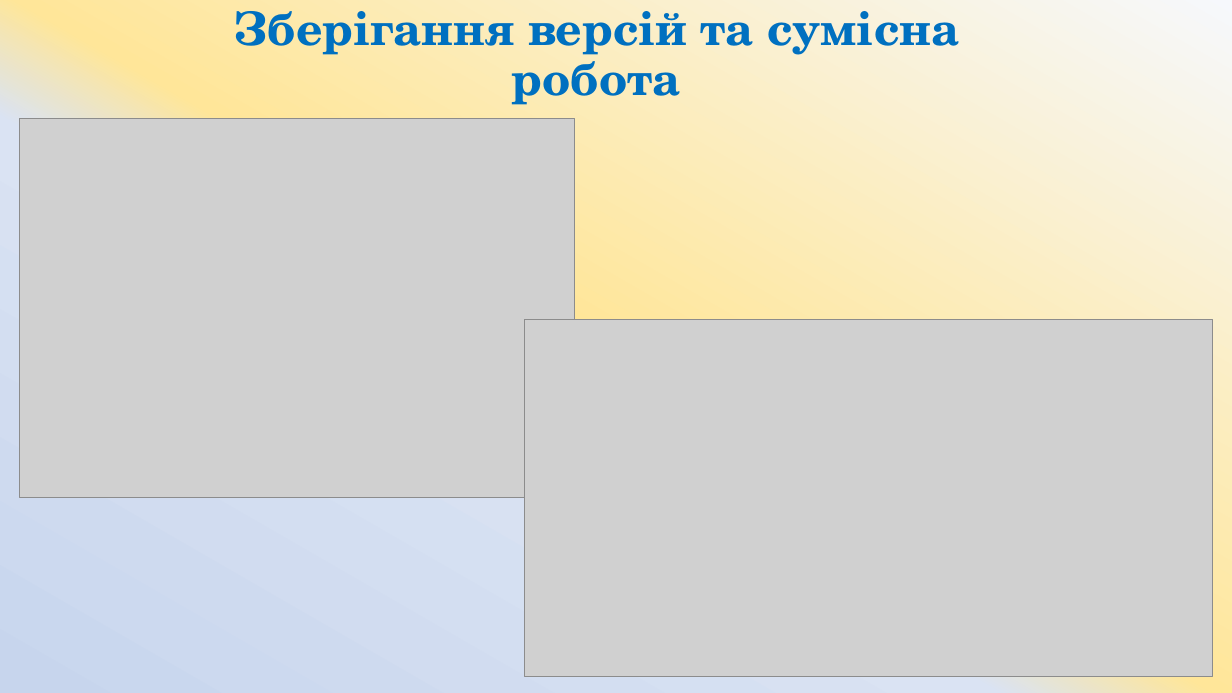
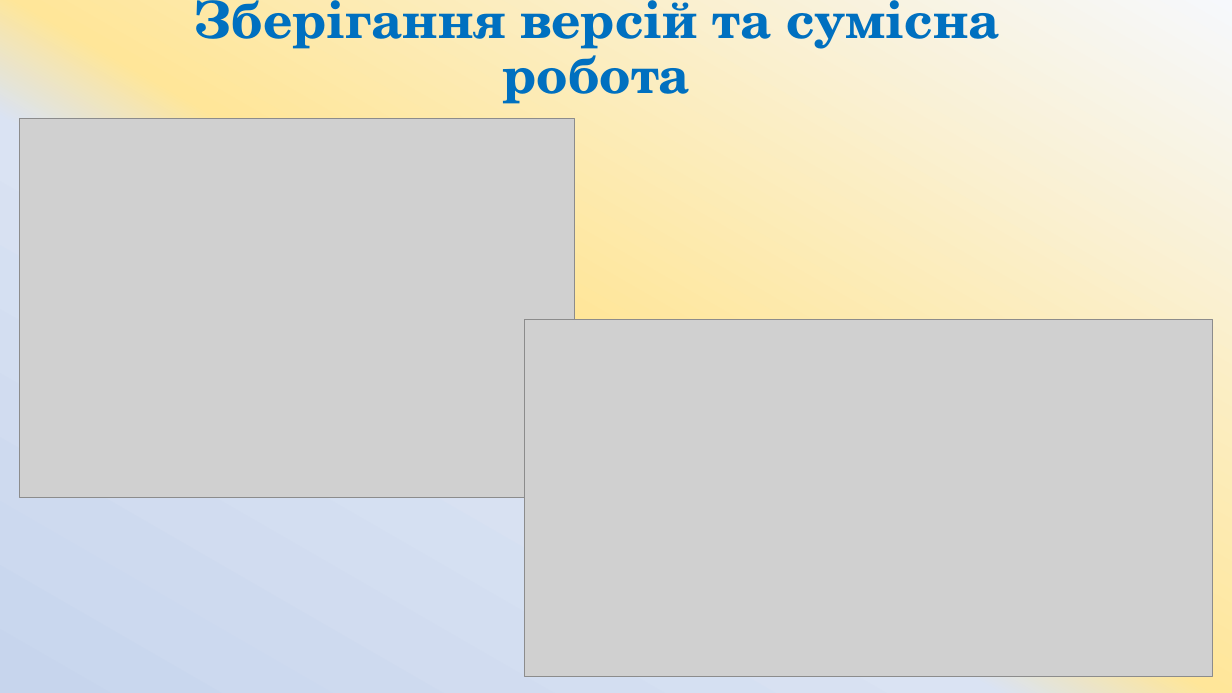
Before and after one commit to ArtemKlym/git_presentation, a slide deck: slide 4 of Git_1 part.pptx. Drawn at 1232x693 pixels with LibreOffice and Linux fonts; fonts in the diff are those of the drawing; grey boxes stand for pictures. Boxes give left, top, right and bottom in pixels: in the first picture for what was removed or moved away, otherwise in the second. Text is boxed around its words. In the diff, an @@ line names an element or a change of style, - is before the commit and + after.

```diff
--- a/Git_1 part.pptx
+++ b/Git_1 part.pptx
@@ title "Зберігання версій та сумісна робота" at bbox=[193, 0, 1000, 104]: size 36 to 40 pt @@
```
Also in this commit, not shown: 2 other slides changed, 1 slide added, 1 slide removed.
